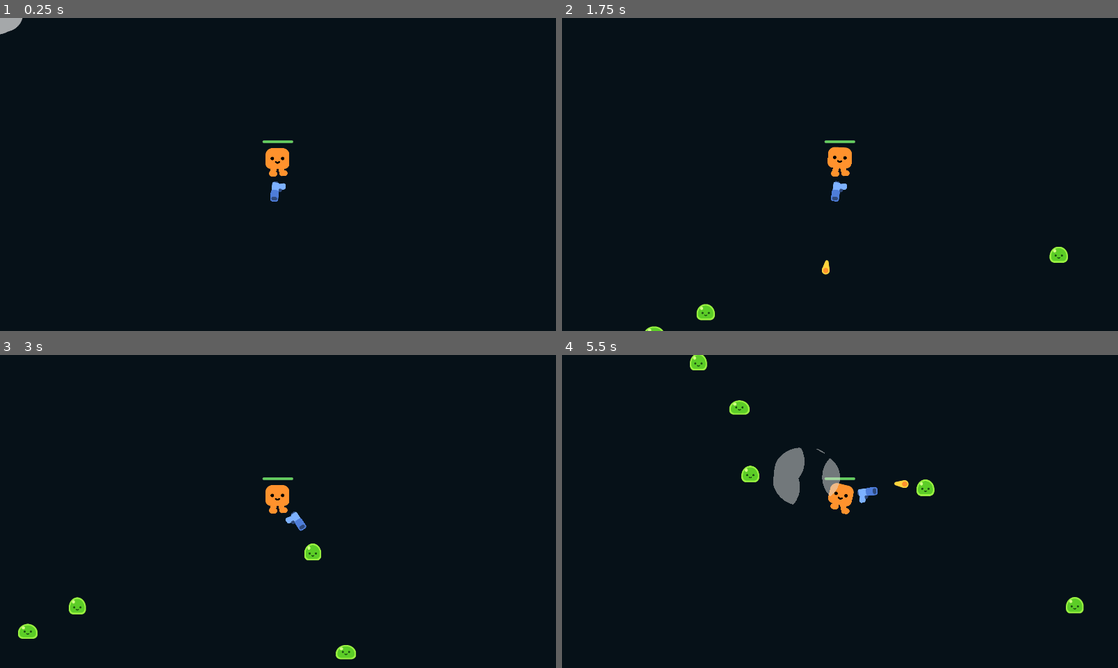
Above: before the commit, frames 1-4 (two rows, left to right).
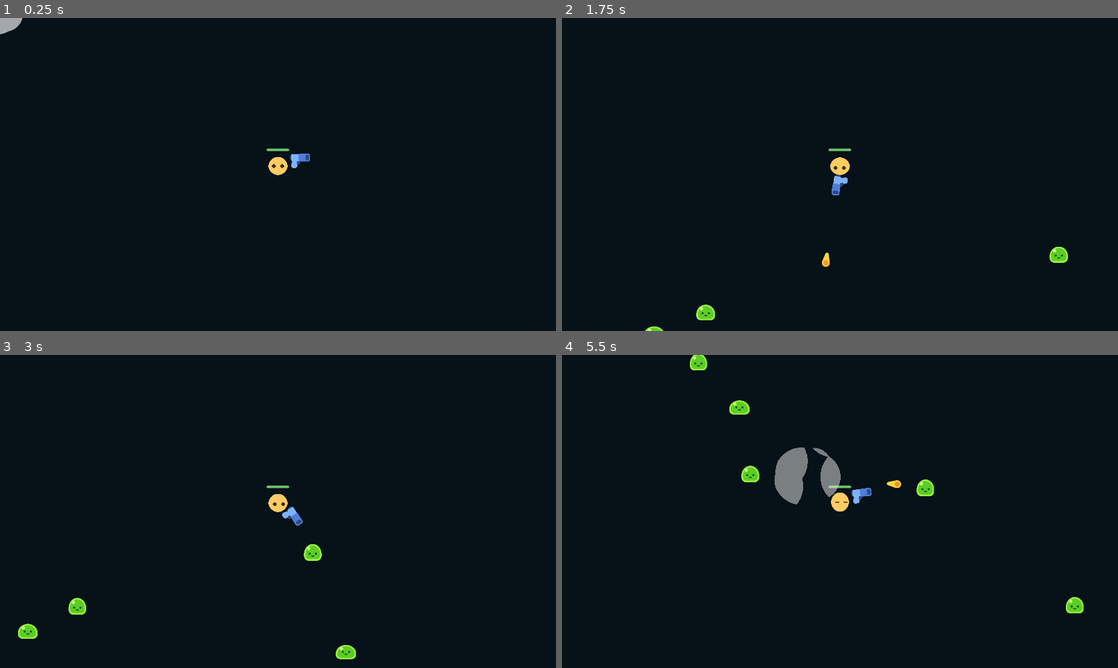
Above: after the commit, the same moments.

Repository: Sivarjuen/GeometrySurvival
Game: Godot game, scene res://game/game.tscn
Same seed, same stepped clock (60 frames per second), same inputs: the game is played once before the commit and once after it.
Inputs (mouse positions are in pixels of both pictures, inside the frame that each line leads up to):
- Up to frame 1 (0.25 s): no input
- Up to frame 2 (1.75 s): tap Enter at 0.5 s; move the mouse to (962, 158) at 0.52 s; hold D (move_right) 0.53-1.25 s; tap O at 0.6 s; click (962, 158) at 0.67 s; drag from (728, 190) to (840, 161) at 1.27 s
- Up to frame 3 (3 s): move the mouse to (333, 442) at 2.02 s; hold D (move_right) 2.03-2.75 s; tap O at 2.1 s; drag from (250, 574) to (278, 498) at 2.77 s
- Up to frame 4 (5.5 s): move the mouse to (1006, 558) at 3.52 s; hold A (move_left) 3.53-4.25 s; tap O at 3.6, 5.1 s; drag from (673, 464) to (840, 498) at 4.27 s; move the mouse to (867, 511) at 5.02 s; hold S (move_down) from 5.03 s (still down); click (867, 511) at 5.17 s

The runs differ from the first frame. In frame 1, 0.6% of the frame differs, in the area x 47-56%, y 39-59%; in frame 2, 0.7%; in frame 3, 0.6%; in frame 4, 0.9%, in the area x 38-67%, y 29-51%.

Commit message:
Change character model

Diff:
--- a/game/player/player.gd
+++ b/game/player/player.gd
@@ -10,9 +10,9 @@
 	move_and_slide()
 
 	if velocity.length() > 0.0:
-		%HappyBoo.play_walk_animation()
+		%PlayerSprite.play_walk_animation()
 	else:
-		%HappyBoo.play_idle_animation()
+		%PlayerSprite.play_idle_animation()
 
 	const DAMAGE_RATE = 5.0
 	var overlapping_mobs = %HurtBox.get_overlapping_bodies()
@@ -21,3 +21,6 @@
 		%ProgressBar.value = health
 		if health <= 0.0:
 			health_depleted.emit()
+
+	var target = %Gun.target
+	%PlayerSprite.look_at_target(target)
--- a/game/player/player.tscn
+++ b/game/player/player.tscn
@@ -1,15 +1,14 @@
 [gd_scene load_steps=8 format=3 uid="uid://w8j8oxkq585j"]
 
 [ext_resource type="Script" path="res://game/player/player.gd" id="1_ak3dr"]
-[ext_resource type="PackedScene" uid="uid://pbmyh1qru7p" path="res://assets/characters/happy_boo/happy_boo.tscn" id="2_gutn7"]
+[ext_resource type="PackedScene" uid="uid://bel2uxjtfqcs" path="res://game/player/player_sprite.tscn" id="2_q2uso"]
 [ext_resource type="PackedScene" uid="uid://bec2abbl8pqvw" path="res://game/weapons/gun.tscn" id="3_caa87"]
 
-[sub_resource type="CapsuleShape2D" id="CapsuleShape2D_kf3wm"]
-radius = 31.0
-height = 82.0
+[sub_resource type="CircleShape2D" id="CircleShape2D_evokw"]
+radius = 26.0
 
 [sub_resource type="CircleShape2D" id="CircleShape2D_0gy4p"]
-radius = 39.2046
+radius = 27.0
 
 [sub_resource type="StyleBoxFlat" id="StyleBoxFlat_hhhm3"]
 bg_color = Color(0.537255, 0.537255, 0.537255, 0.815686)
@@ -39,16 +38,17 @@
 platform_floor_layers = 0
 script = ExtResource("1_ak3dr")
 
-[node name="HappyBoo" parent="." instance=ExtResource("2_gutn7")]
+[node name="PlayerSprite" parent="." instance=ExtResource("2_q2uso")]
 unique_name_in_owner = true
 
 [node name="CollisionShape2D" type="CollisionShape2D" parent="."]
-position = Vector2(0, -32)
-shape = SubResource("CapsuleShape2D_kf3wm")
+position = Vector2(0, -31)
+shape = SubResource("CircleShape2D_evokw")
 
 [node name="Camera2D" type="Camera2D" parent="."]
 
 [node name="Gun" parent="." instance=ExtResource("3_caa87")]
+unique_name_in_owner = true
 position = Vector2(0, -38)
 
 [node name="HurtBox" type="Area2D" parent="."]
@@ -57,16 +57,16 @@
 collision_mask = 2
 
 [node name="CollisionShape2D" type="CollisionShape2D" parent="HurtBox"]
-position = Vector2(-1, -41)
+position = Vector2(0, -31)
 shape = SubResource("CircleShape2D_0gy4p")
 debug_color = Color(0.67451, 0.396078, 0.34902, 0.419608)
 
 [node name="ProgressBar" type="ProgressBar" parent="."]
 unique_name_in_owner = true
-offset_left = -54.0
-offset_top = -118.0
-offset_right = 53.0
-offset_bottom = -108.0
+offset_left = -40.0
+offset_top = -90.0
+offset_right = 39.0
+offset_bottom = -80.0
 theme_override_styles/background = SubResource("StyleBoxFlat_hhhm3")
 theme_override_styles/fill = SubResource("StyleBoxFlat_8rj63")
 value = 100.0
--- /dev/null
+++ b/game/player/player_sprite.gd
@@ -0,0 +1,23 @@
+extends Node2D
+
+var target_pos
+
+func _ready():
+	%BodyAnimationPlayer.play("body_idle")
+	%EyesAnimationPlayer.play("eyes_blink")
+
+func _physics_process(delta):
+	%Eyes.position = target_pos
+
+func play_idle_animation():
+	%BodyAnimationPlayer.play("body_idle")
+
+func play_walk_animation():
+	%BodyAnimationPlayer.play("body_walk")
+
+func look_at_target(target):
+	if target != null:
+		var direction = (target.global_position - global_position).normalized()
+		target_pos = direction * 5
+	else:
+		target_pos = Vector2(0,0)
--- /dev/null
+++ b/game/player/player_sprite.tscn
@@ -0,0 +1,205 @@
+[gd_scene load_steps=12 format=3 uid="uid://bel2uxjtfqcs"]
+
+[ext_resource type="Script" path="res://game/player/player_sprite.gd" id="1_bobj8"]
+[ext_resource type="Texture2D" uid="uid://b22c2vt0aoi4f" path="res://assets/characters/player/player-body.png" id="1_d4a30"]
+[ext_resource type="Texture2D" uid="uid://c7gaxld7f5b4d" path="res://assets/characters/player/player-eyes-open.png" id="2_m2pm0"]
+[ext_resource type="Texture2D" uid="uid://tqlxpp73fbsv" path="res://assets/characters/player/player-eyes-blink.png" id="3_rlvq2"]
+
+[sub_resource type="Animation" id="Animation_nqjvk"]
+length = 0.001
+tracks/0/type = "value"
+tracks/0/imported = false
+tracks/0/enabled = true
+tracks/0/path = NodePath("Anchor/Player-body:scale")
+tracks/0/interp = 1
+tracks/0/loop_wrap = true
+tracks/0/keys = {
+"times": PackedFloat32Array(0),
+"transitions": PackedFloat32Array(1),
+"update": 0,
+"values": [Vector2(1, 1)]
+}
+tracks/1/type = "value"
+tracks/1/imported = false
+tracks/1/enabled = true
+tracks/1/path = NodePath("Anchor:position")
+tracks/1/interp = 1
+tracks/1/loop_wrap = true
+tracks/1/keys = {
+"times": PackedFloat32Array(0),
+"transitions": PackedFloat32Array(1),
+"update": 0,
+"values": [Vector2(0, 0)]
+}
+tracks/2/type = "value"
+tracks/2/imported = false
+tracks/2/enabled = true
+tracks/2/path = NodePath("Anchor/Face:position")
+tracks/2/interp = 1
+tracks/2/loop_wrap = true
+tracks/2/keys = {
+"times": PackedFloat32Array(0),
+"transitions": PackedFloat32Array(1),
+"update": 0,
+"values": [Vector2(0, -30)]
+}
+
+[sub_resource type="Animation" id="Animation_t70ke"]
+resource_name = "body_idle"
+loop_mode = 1
+tracks/0/type = "value"
+tracks/0/imported = false
+tracks/0/enabled = true
+tracks/0/path = NodePath("Anchor/Player-body:scale")
+tracks/0/interp = 2
+tracks/0/loop_wrap = true
+tracks/0/keys = {
+"times": PackedFloat32Array(0, 0.5, 1),
+"transitions": PackedFloat32Array(-2, -2, -2),
+"update": 0,
+"values": [Vector2(1, 1), Vector2(1.05, 0.95), Vector2(1, 1)]
+}
+tracks/1/type = "value"
+tracks/1/imported = false
+tracks/1/enabled = true
+tracks/1/path = NodePath("Anchor/Face:position")
+tracks/1/interp = 2
+tracks/1/loop_wrap = true
+tracks/1/keys = {
+"times": PackedFloat32Array(0, 0.5, 1),
+"transitions": PackedFloat32Array(1, -2, 1),
+"update": 0,
+"values": [Vector2(0, -30), Vector2(0, -27), Vector2(0, -30)]
+}
+tracks/2/type = "value"
+tracks/2/imported = false
+tracks/2/enabled = true
+tracks/2/path = NodePath("Anchor:position")
+tracks/2/interp = 1
+tracks/2/loop_wrap = true
+tracks/2/keys = {
+"times": PackedFloat32Array(0),
+"transitions": PackedFloat32Array(1),
+"update": 0,
+"values": [Vector2(0, 0)]
+}
+
+[sub_resource type="Animation" id="Animation_y1ieg"]
+resource_name = "body_walk"
+length = 0.4
+loop_mode = 1
+tracks/0/type = "value"
+tracks/0/imported = false
+tracks/0/enabled = true
+tracks/0/path = NodePath("Anchor/Player-body:scale")
+tracks/0/interp = 2
+tracks/0/loop_wrap = true
+tracks/0/keys = {
+"times": PackedFloat32Array(0.1, 0.3, 0.5),
+"transitions": PackedFloat32Array(1, 1, 1),
+"update": 0,
+"values": [Vector2(0.9, 1.1), Vector2(1.1, 0.9), Vector2(0.9, 1.1)]
+}
+tracks/1/type = "value"
+tracks/1/imported = false
+tracks/1/enabled = true
+tracks/1/path = NodePath("Anchor:position")
+tracks/1/interp = 1
+tracks/1/loop_wrap = true
+tracks/1/keys = {
+"times": PackedFloat32Array(0, 0.2, 0.4),
+"transitions": PackedFloat32Array(1, 1, 1),
+"update": 0,
+"values": [Vector2(0, 0), Vector2(0, -10), Vector2(0, 0)]
+}
+tracks/2/type = "value"
+tracks/2/imported = false
+tracks/2/enabled = true
+tracks/2/path = NodePath("Anchor/Face:position")
+tracks/2/interp = 2
+tracks/2/loop_wrap = true
+tracks/2/keys = {
+"times": PackedFloat32Array(0.1, 0.3, 0.5),
+"transitions": PackedFloat32Array(1, 1, 1),
+"update": 0,
+"values": [Vector2(0, -30), Vector2(0, -32), Vector2(0, -30)]
+}
+
+[sub_resource type="AnimationLibrary" id="AnimationLibrary_iaeiy"]
+_data = {
+"RESET": SubResource("Animation_nqjvk"),
+"body_idle": SubResource("Animation_t70ke"),
+"body_walk": SubResource("Animation_y1ieg")
+}
+
+[sub_resource type="Animation" id="Animation_c2efh"]
+resource_name = "eyes_blink"
+length = 4.0
+loop_mode = 1
+tracks/0/type = "value"
+tracks/0/imported = false
+tracks/0/enabled = true
+tracks/0/path = NodePath("Anchor/Face/Eyes/Player-eyes-open:texture")
+tracks/0/interp = 1
+tracks/0/loop_wrap = true
+tracks/0/keys = {
+"times": PackedFloat32Array(0, 1.4, 1.5, 3.6, 3.7),
+"transitions": PackedFloat32Array(1, 1, 1, 1, 1),
+"update": 1,
+"values": [ExtResource("2_m2pm0"), ExtResource("3_rlvq2"), ExtResource("2_m2pm0"), ExtResource("3_rlvq2"), ExtResource("2_m2pm0")]
+}
+
+[sub_resource type="Animation" id="Animation_6umev"]
+length = 0.001
+tracks/0/type = "value"
+tracks/0/imported = false
+tracks/0/enabled = true
+tracks/0/path = NodePath("Anchor/Face/Eyes/Player-eyes-open:texture")
+tracks/0/interp = 1
+tracks/0/loop_wrap = true
+tracks/0/keys = {
+"times": PackedFloat32Array(0),
+"transitions": PackedFloat32Array(1),
+"update": 1,
+"values": [ExtResource("2_m2pm0")]
+}
+
+[sub_resource type="AnimationLibrary" id="AnimationLibrary_0cs1n"]
+_data = {
+"RESET": SubResource("Animation_6umev"),
+"eyes_blink": SubResource("Animation_c2efh")
+}
+
+[node name="PlayerSprite" type="Node2D"]
+modulate = Color(1, 0.796078, 0.388235, 1)
+script = ExtResource("1_bobj8")
+
+[node name="Anchor" type="Marker2D" parent="."]
+
+[node name="Player-body" type="Sprite2D" parent="Anchor"]
+texture = ExtResource("1_d4a30")
+offset = Vector2(0, -30)
+
+[node name="Face" type="Marker2D" parent="Anchor"]
+position = Vector2(0, -30)
+
+[node name="Eyes" type="Marker2D" parent="Anchor/Face"]
+unique_name_in_owner = true
+
+[node name="Player-eyes-open" type="Sprite2D" parent="Anchor/Face/Eyes"]
+modulate = Color(1, 1, 1, 0.756863)
+position = Vector2(0, 4)
+texture = ExtResource("2_m2pm0")
+
+[node name="BodyAnimationPlayer" type="AnimationPlayer" parent="."]
+unique_name_in_owner = true
+libraries = {
+"": SubResource("AnimationLibrary_iaeiy")
+}
+playback_default_blend_time = 0.2
+
+[node name="EyesAnimationPlayer" type="AnimationPlayer" parent="."]
+unique_name_in_owner = true
+libraries = {
+"": SubResource("AnimationLibrary_0cs1n")
+}
--- a/game/weapons/gun.tscn
+++ b/game/weapons/gun.tscn
@@ -7,7 +7,6 @@
 radius = 713.101
 
 [node name="Gun" type="Area2D"]
-rotation = -4.60767
 collision_layer = 0
 collision_mask = 2
 script = ExtResource("1_vgwrj")
@@ -16,16 +15,15 @@
 shape = SubResource("CircleShape2D_pqy57")
 
 [node name="WeaponPivot" type="Marker2D" parent="."]
-rotation = -0.00921624
 
 [node name="Pistol" type="Sprite2D" parent="WeaponPivot"]
 unique_name_in_owner = true
-position = Vector2(97.0027, -9.58983)
+position = Vector2(76.0027, -9.58983)
 texture = ExtResource("1_jmbo5")
 
 [node name="ShootingPoint" type="Marker2D" parent="WeaponPivot/Pistol"]
 unique_name_in_owner = true
-position = Vector2(42.1849, -10.1282)
+position = Vector2(37.1849, -10.1282)
 
 [node name="Timer" type="Timer" parent="."]
 wait_time = 0.3
Binary file added: assets/characters/player/player-body.png
Not shown, added: assets/characters/player/player-body.png.import
Binary file added: assets/characters/player/player-eyes-blink.png
Not shown, added: assets/characters/player/player-eyes-blink.png.import
Binary file added: assets/characters/player/player-eyes-dead.png
Not shown, added: assets/characters/player/player-eyes-dead.png.import
Binary file added: assets/characters/player/player-eyes-open.png
Not shown, added: assets/characters/player/player-eyes-open.png.import
Binary file added: assets/projects/player.aseprite
Not shown, changed: export_presets.cfg
Not shown, changed: .gitignore
